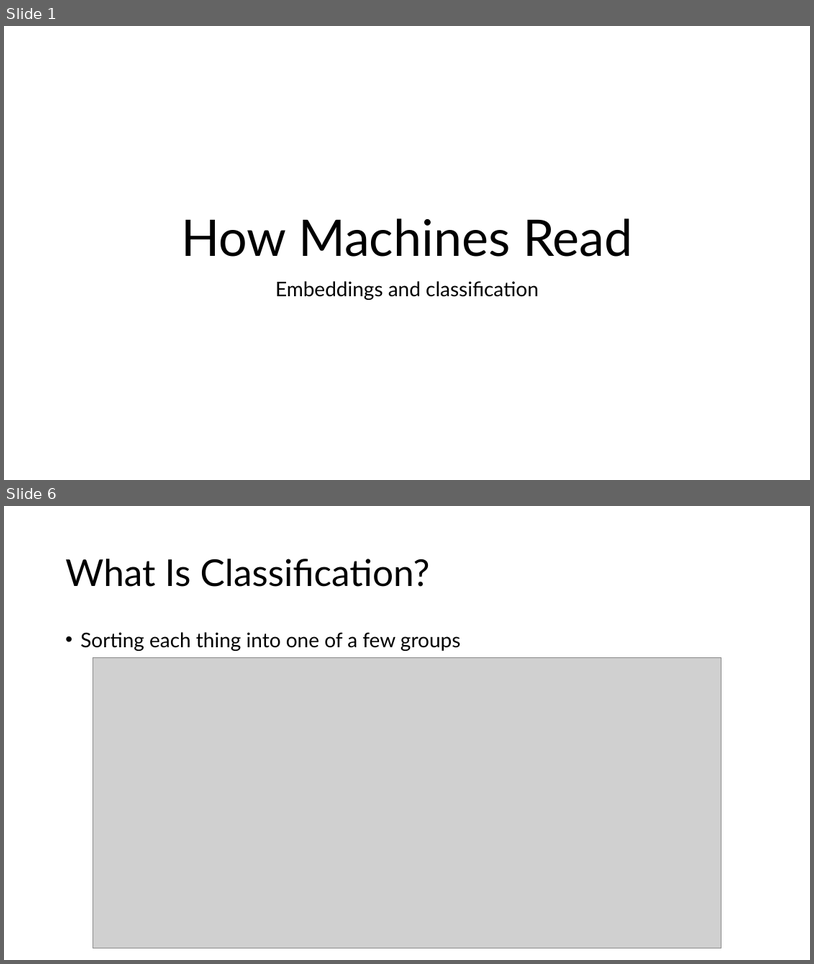
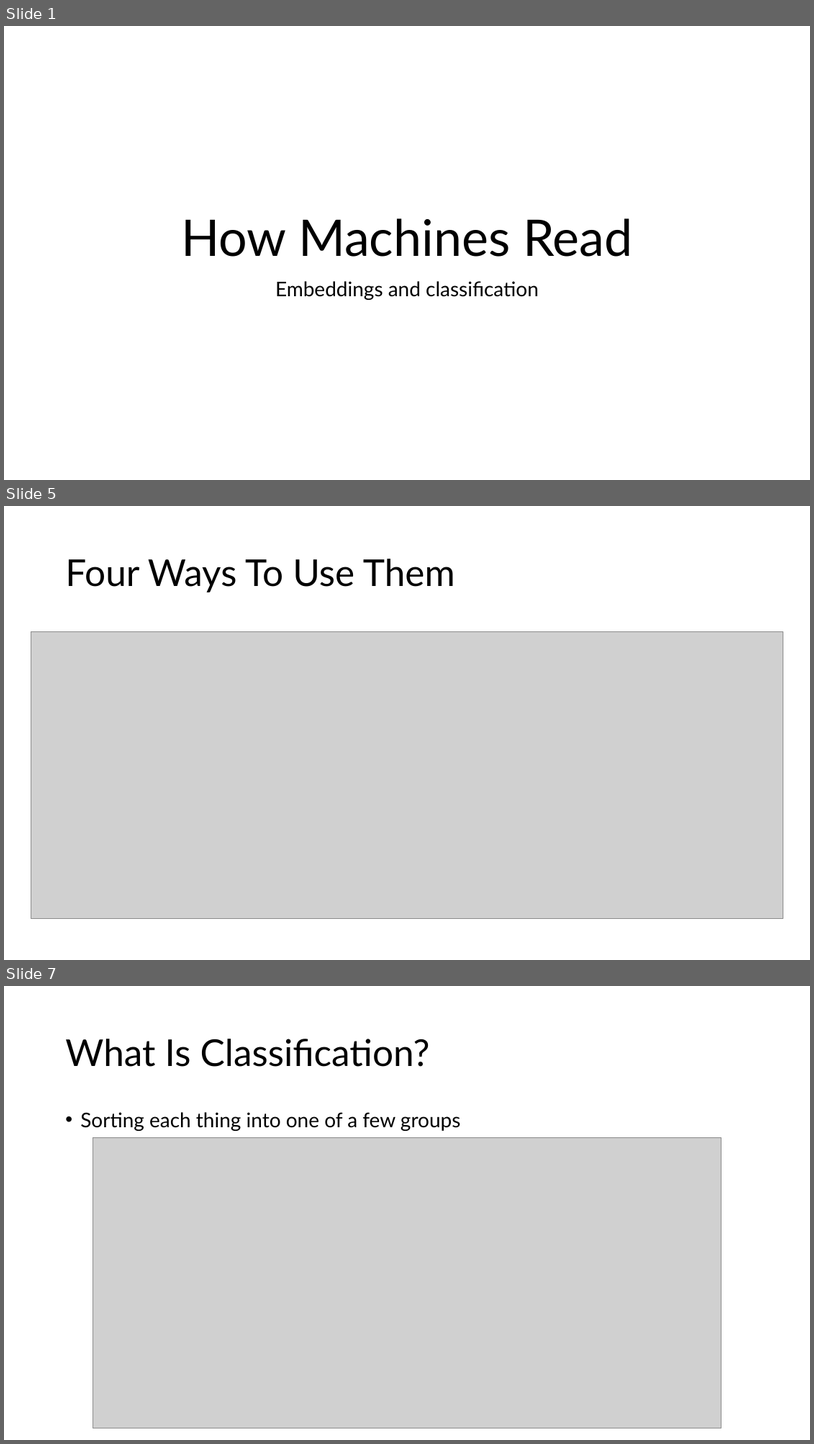
Before and after one commit to IslamTayeb/tzu-vs-taylor, a slide deck: slides/tzu_vs_taylor_lecture.pptx. Shown one above the other, each under a label of ours: slides 1 and 6 before the commit, slides 1, 5 and 7 after it; the slides between them are not shown. The pictures are 814x964 and 814x1444 pixels, drawn with LibreOffice and Linux fonts; fonts in the diff are those of the drawing; grey boxes stand for pictures. Boxes give left, top, right and bottom in pixels: in the first picture for what was removed or moved away, otherwise in the second. Text is boxed around its words. In the diff, an @@ line names an element or a change of style, - is before the commit and + after.

```diff
--- a/slides/tzu_vs_taylor_lecture.pptx
+++ b/slides/tzu_vs_taylor_lecture.pptx
@@ slide 5 added at [4, 506, 810, 960], background #FFFFFF @@
@@ title added at [65, 559, 455, 592], 44 pt, text #000000 @@
+Four Ways To Use Them
@@ picture added at [31, 632, 783, 919] @@
@@ what was slide 6 is now slide 7 @@
```
Also in this commit, not shown: 5 slides changed, 4 other slides added, 4 slides removed, 26 other files.
